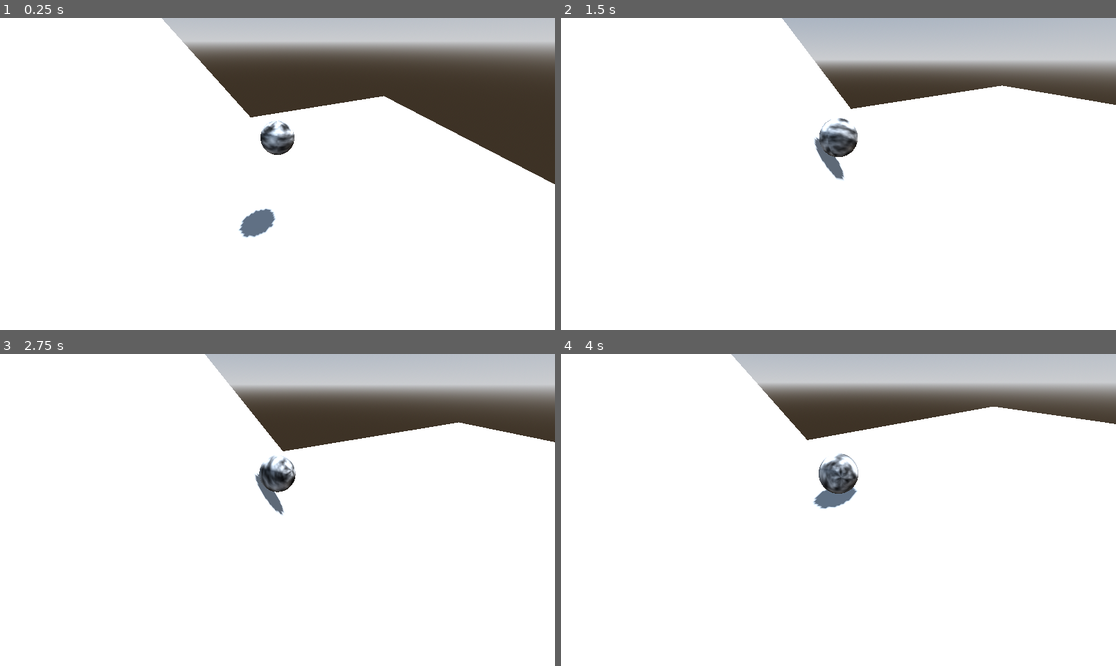
Above: before the commit, frames 1-4 (two rows, left to right).
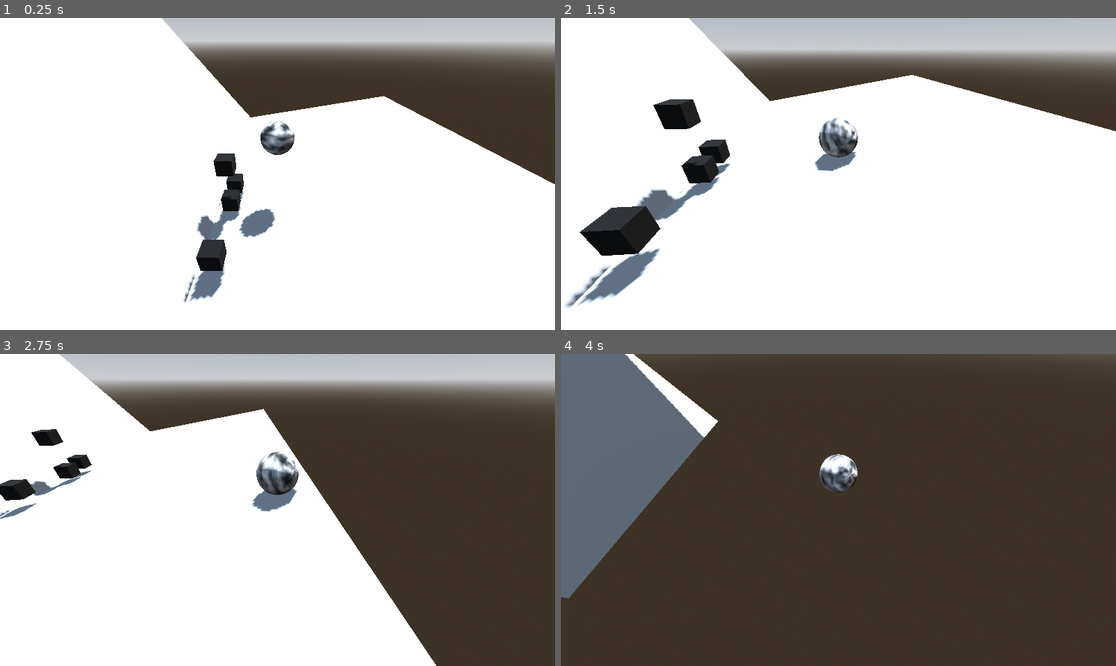
Above: after the commit, the same moments.

Repository: markusrf/gamejam-2025-11
Game: Godot game, scene res://test_level.tscn
Same seed, same stepped clock (60 frames per second), same inputs: the game is played once before the commit and once after it.
Inputs:
- Up to frame 1 (0.25 s): no input
- Up to frame 2 (1.5 s): hold D (move_right) 0.53-1.28 s; hold S (move_back) from 1.28 s (still down)
- Up to frame 3 (2.75 s): release S (move_back) at 2.03 s; hold D (move_right) from 2.03 s (still down)
- Up to frame 4 (4 s): release D (move_right) at 2.78 s; hold W (move_forward) 2.78-3.53 s; hold A (move_left) from 3.53 s (still down)

The runs differ from the first frame. In frame 1, 2.0% of the frame differs, in the area x 33-44%, y 43-92%; in frame 2, 16%; in frame 3, 37%; in frame 4, 96%, in the area x 0-100%, y 0-100%.

Commit message:
merge grow code into frog

Diff:
--- a/game-jam-full-circle/camera_rig.gd
+++ b/game-jam-full-circle/camera_rig.gd
@@ -14,12 +14,3 @@
 	global_transform.origin = global_transform.origin.lerp(desired_position, follow_speed * delta)
 
 	look_at(target.global_transform.origin, Vector3.UP)
-
-# Called when the node enters the scene tree for the first time.
-func _ready() -> void:
-	pass # Replace with function body.
-
-
-# Called every frame. 'delta' is the elapsed time since the previous frame.
-func _process(delta: float) -> void:
-	pass
--- a/game-jam-full-circle/eat_and_grow.gd
+++ b/game-jam-full-circle/eat_and_grow.gd
@@ -9,6 +9,12 @@
 
 		print("Hit a StaticBody3D:", body.name)
 		body.queue_free()
-		$Area3D.scale *=1.5
-		$CollisionShape3D.scale *=1.5
-		$MeshInstance3D.scale *=1.5
+		$Area3D.scale *=1.1
+		$CollisionShape3D.scale *=1.1
+		$MeshInstance3D.scale *=1.1
+
+		for child in get_children():
+			#if child is CollisionShape3D:
+			print_debug(child)
+			child.scale *= 1.1
+			#
--- /dev/null
+++ b/game-jam-full-circle/eatable_box.tscn
@@ -0,0 +1,21 @@
+[gd_scene load_steps=4 format=3 uid="uid://bpaa2ub1y32gm"]
+
+[sub_resource type="StandardMaterial3D" id="StandardMaterial3D_ihxt5"]
+albedo_color = Color(0, 0, 0, 1)
+
+[sub_resource type="BoxMesh" id="BoxMesh_dq0sv"]
+material = SubResource("StandardMaterial3D_ihxt5")
+size = Vector3(0.5, 0.5, 0.5)
+
+[sub_resource type="ConcavePolygonShape3D" id="ConcavePolygonShape3D_3yptb"]
+data = PackedVector3Array(-0.25, 0.25, 0.25, 0.25, 0.25, 0.25, -0.25, -0.25, 0.25, 0.25, 0.25, 0.25, 0.25, -0.25, 0.25, -0.25, -0.25, 0.25, 0.25, 0.25, -0.25, -0.25, 0.25, -0.25, 0.25, -0.25, -0.25, -0.25, 0.25, -0.25, -0.25, -0.25, -0.25, 0.25, -0.25, -0.25, 0.25, 0.25, 0.25, 0.25, 0.25, -0.25, 0.25, -0.25, 0.25, 0.25, 0.25, -0.25, 0.25, -0.25, -0.25, 0.25, -0.25, 0.25, -0.25, 0.25, -0.25, -0.25, 0.25, 0.25, -0.25, -0.25, -0.25, -0.25, 0.25, 0.25, -0.25, -0.25, 0.25, -0.25, -0.25, -0.25, 0.25, 0.25, 0.25, -0.25, 0.25, 0.25, 0.25, 0.25, -0.25, -0.25, 0.25, 0.25, -0.25, 0.25, -0.25, 0.25, 0.25, -0.25, -0.25, -0.25, 0.25, 0.25, -0.25, 0.25, -0.25, -0.25, -0.25, 0.25, -0.25, 0.25, 0.25, -0.25, -0.25, -0.25, -0.25, -0.25)
+
+[node name="Eatable" type="StaticBody3D" groups=["eatable"]]
+collision_layer = 2
+collision_mask = 2
+
+[node name="MeshInstance3D" type="MeshInstance3D" parent="."]
+mesh = SubResource("BoxMesh_dq0sv")
+
+[node name="CollisionShape3D" type="CollisionShape3D" parent="."]
+shape = SubResource("ConcavePolygonShape3D_3yptb")
--- a/game-jam-full-circle/frog.gd
+++ b/game-jam-full-circle/frog.gd
@@ -3,23 +3,25 @@
 @export var move_force: float = 20.0
 @export var torque_strength: float = 5.0
 @export var max_angular_speed: float = 10.0
+@onready var area_3d: Area3D = $Area3D
 
+func _ready():
+	area_3d.connect("body_entered", _on_body_entered)
 
-func _physics_process(delta: float) -> void:
+func _physics_process(_delta: float) -> void:
 	var input_vector = Vector2.ZERO
 
 	if Input.is_action_pressed("move_forward"):
+		input_vector.y += 1.0
+	if Input.is_action_pressed("move_back"):
 		input_vector.y -= 1.0
-	if Input.is_action_pressed("move_back"):
-		input_vector.y += 1.0
 	if Input.is_action_pressed("move_left"):
+		input_vector.x += 1.0
+	if Input.is_action_pressed("move_right"):
 		input_vector.x -= 1.0
-	if Input.is_action_pressed("move_right"):
-		input_vector.x += 1.0
 
 	if input_vector.length() > 0:
 		input_vector = input_vector.normalized()
-
 
 	var direction = Vector3.ZERO
 	direction.x = input_vector.x
@@ -39,11 +41,11 @@
 		ang_vel = ang_vel.normalized() * max_angular_speed
 		state.angular_velocity = ang_vel
 
-# Called when the node enters the scene tree for the first time.
-func _ready() -> void:
-	pass # Replace with function body.
+func _on_body_entered(body):
+	grow_player(body, 1.1)
 
-
-# Called every frame. 'delta' is the elapsed time since the previous frame.
-func _process(delta: float) -> void:
-	pass
+func grow_player(body, gains):
+	if body is StaticBody3D:
+		body.queue_free()
+		for child in get_children():
+			child.scale *= gains
--- a/game-jam-full-circle/frog.tscn
+++ b/game-jam-full-circle/frog.tscn
@@ -17,6 +17,9 @@
 
 [sub_resource type="SphereShape3D" id="SphereShape3D_x8fbi"]
 
+[sub_resource type="SphereShape3D" id="SphereShape3D_whe2r"]
+radius = 0.4
+
 [node name="Ball" type="RigidBody3D"]
 physics_material_override = SubResource("PhysicsMaterial_gyfqy")
 script = ExtResource("1_whe2r")
@@ -26,3 +29,10 @@
 
 [node name="CollisionShape3D" type="CollisionShape3D" parent="."]
 shape = SubResource("SphereShape3D_x8fbi")
+
+[node name="Area3D" type="Area3D" parent="."]
+collision_layer = 2
+collision_mask = 2
+
+[node name="CollisionShape3D" type="CollisionShape3D" parent="Area3D"]
+shape = SubResource("SphereShape3D_whe2r")
--- a/game-jam-full-circle/test_level.tscn
+++ b/game-jam-full-circle/test_level.tscn
@@ -1,7 +1,8 @@
-[gd_scene load_steps=9 format=3 uid="uid://bsewb6k4ttv85"]
+[gd_scene load_steps=10 format=3 uid="uid://bsewb6k4ttv85"]
 
 [ext_resource type="PackedScene" uid="uid://h1wklqb34osx" path="res://player.tscn" id="1_gojnm"]
 [ext_resource type="PhysicsMaterial" uid="uid://552lgl8tvuko" path="res://ground_material.tres" id="2_1c2mv"]
+[ext_resource type="PackedScene" uid="uid://bpaa2ub1y32gm" path="res://eatable_box.tscn" id="3_f7g2b"]
 
 [sub_resource type="ProceduralSkyMaterial" id="ProceduralSkyMaterial_gojnm"]
 sky_horizon_color = Color(0.66224277, 0.6717428, 0.6867428, 1)
@@ -57,3 +58,15 @@
 
 [node name="CollisionShape3D" type="CollisionShape3D" parent="Plane"]
 shape = SubResource("ConcavePolygonShape3D_f7g2b")
+
+[node name="Eatable" parent="." instance=ExtResource("3_f7g2b")]
+transform = Transform3D(1, 0, 0, 0, 1, 0, 0, 0, 1, 0.5451739, 0.5179465, 0.39819264)
+
+[node name="Eatable2" parent="." instance=ExtResource("3_f7g2b")]
+transform = Transform3D(1, 0, 0, 0, 1, 0, 0, 0, 1, 0.5451739, 1.8920434, 0.39819264)
+
+[node name="Eatable3" parent="." instance=ExtResource("3_f7g2b")]
+transform = Transform3D(1, 0, 0, 0, 1, 0, 0, 0, 1, 0.5451739, 0.72726846, 2.6159368)
+
+[node name="Eatable4" parent="." instance=ExtResource("3_f7g2b")]
+transform = Transform3D(1, 0, 0, 0, 1, 0, 0, 0, 1, 0.5451739, 0.6091516, -0.4501264)
--- a/game-jam-full-circle/test_scene_growing_frog.tscn
+++ b/game-jam-full-circle/test_scene_growing_frog.tscn
@@ -1,6 +1,16 @@
-[gd_scene load_steps=15 format=3 uid="uid://dd31ncgmqt052"]
+[gd_scene load_steps=16 format=3 uid="uid://dd31ncgmqt052"]
 
 [ext_resource type="Script" uid="uid://ck5tt7iw3p78d" path="res://eat_and_grow.gd" id="1_ihxt5"]
+[ext_resource type="PackedScene" uid="uid://bpaa2ub1y32gm" path="res://eatable_box.tscn" id="2_dq0sv"]
+
+[sub_resource type="StandardMaterial3D" id="StandardMaterial3D_hk7te"]
+albedo_color = Color(0, 1, 0, 1)
+
+[sub_resource type="SphereMesh" id="SphereMesh_dq0sv"]
+material = SubResource("StandardMaterial3D_hk7te")
+
+[sub_resource type="SphereShape3D" id="SphereShape3D_3yptb"]
+radius = 0.4
 
 [sub_resource type="ProceduralSkyMaterial" id="ProceduralSkyMaterial_hk7te"]
 sky_horizon_color = Color(0.66224277, 0.6717428, 0.6867428, 1)
@@ -20,15 +30,6 @@
 [sub_resource type="ConcavePolygonShape3D" id="ConcavePolygonShape3D_ihxt5"]
 data = PackedVector3Array(10, 0, 10, -10, 0, 10, 10, 0, -10, -10, 0, 10, -10, 0, -10, 10, 0, -10)
 
-[sub_resource type="StandardMaterial3D" id="StandardMaterial3D_hk7te"]
-albedo_color = Color(0, 1, 0, 1)
-
-[sub_resource type="SphereMesh" id="SphereMesh_dq0sv"]
-material = SubResource("StandardMaterial3D_hk7te")
-
-[sub_resource type="SphereShape3D" id="SphereShape3D_3yptb"]
-radius = 0.4
-
 [sub_resource type="StandardMaterial3D" id="StandardMaterial3D_ihxt5"]
 albedo_color = Color(0, 0, 0, 1)
 
@@ -45,7 +46,29 @@
 
 [node name="TestSceneGrowingFrog" type="Node3D"]
 
+[node name="TempFrog" type="RigidBody3D" parent="."]
+transform = Transform3D(1, 0, 0, 0, 1, 0, 0, 0, 1, 0, 2.9401352, 0)
+script = ExtResource("1_ihxt5")
+
+[node name="MeshInstance3D" type="MeshInstance3D" parent="TempFrog"]
+mesh = SubResource("SphereMesh_dq0sv")
+skeleton = NodePath("")
+
+[node name="CollisionShape3D" type="CollisionShape3D" parent="TempFrog"]
+shape = SubResource("SphereShape3D_3yptb")
+
+[node name="Area3D" type="Area3D" parent="TempFrog"]
+collision_layer = 2
+collision_mask = 2
+
+[node name="CollisionShape3D" type="CollisionShape3D" parent="TempFrog/Area3D"]
+shape = SubResource("SphereShape3D_3yptb")
+
+[node name="Eatable" parent="." instance=ExtResource("2_dq0sv")]
+transform = Transform3D(1, 0, 0, 0, 1, 0, 0, 0, 1, 0, 1.8754838, 0)
+
 [node name="Global" type="Node3D" parent="."]
+visible = false
 
 [node name="Camera3D" type="Camera3D" parent="Global"]
 transform = Transform3D(-4.371139e-08, 0, 1, 0, 1, 0, -1, 0, -4.371139e-08, 2.173652, 1.2845061, 0.027855396)
@@ -66,37 +89,9 @@
 [node name="CollisionShape3D" type="CollisionShape3D" parent="Global/Ground"]
 shape = SubResource("ConcavePolygonShape3D_ihxt5")
 
-[node name="TempFrog" type="RigidBody3D" parent="."]
-transform = Transform3D(1, 0, 0, 0, 1, 0, 0, 0, 1, 0, 2.1726983, 0)
-script = ExtResource("1_ihxt5")
-
-[node name="MeshInstance3D" type="MeshInstance3D" parent="TempFrog"]
-mesh = SubResource("SphereMesh_dq0sv")
-skeleton = NodePath("")
-
-[node name="CollisionShape3D" type="CollisionShape3D" parent="TempFrog"]
-shape = SubResource("SphereShape3D_3yptb")
-
-[node name="Area3D" type="Area3D" parent="TempFrog"]
-collision_layer = 2
-collision_mask = 2
-
-[node name="CollisionShape3D" type="CollisionShape3D" parent="TempFrog/Area3D"]
-shape = SubResource("SphereShape3D_3yptb")
-
-[node name="Eatable" type="StaticBody3D" parent="." groups=["eatable"]]
-transform = Transform3D(1, 0, 0, 0, 1, 0, 0, 0, 1, 0, 0.25, 0)
-collision_layer = 2
-collision_mask = 2
-
-[node name="MeshInstance3D" type="MeshInstance3D" parent="Eatable"]
-mesh = SubResource("BoxMesh_dq0sv")
-
-[node name="CollisionShape3D" type="CollisionShape3D" parent="Eatable"]
-shape = SubResource("ConcavePolygonShape3D_3yptb")
-
 [node name="Eatable2" type="StaticBody3D" parent="." groups=["eatable"]]
-transform = Transform3D(1, 0, 0, 0, 1, 0, 0, 0, 1, 0, 1.3533123, 0.800544)
+transform = Transform3D(1, 0, 0, 0, 1, 0, 0, 0, 1, 0, 1.3533123, 0.43244994)
+visible = false
 collision_layer = 2
 collision_mask = 2
 
@@ -109,6 +104,7 @@
 
 [node name="StaticBody3D" type="StaticBody3D" parent="."]
 transform = Transform3D(1, 0, 0, 0, 1, 0, 0, 0, 1, 0, 0, 1.0242252)
+visible = false
 
 [node name="MeshInstance3D" type="MeshInstance3D" parent="StaticBody3D"]
 mesh = SubResource("BoxMesh_ihxt5")
@@ -121,6 +117,7 @@
 
 [node name="StaticBody3D2" type="StaticBody3D" parent="."]
 transform = Transform3D(1, 0, 0, 0, 1, 0, 0, 0, 1, 0, 0, -2.2001595)
+visible = false
 
 [node name="MeshInstance3D" type="MeshInstance3D" parent="StaticBody3D2"]
 mesh = SubResource("BoxMesh_ihxt5")
@@ -130,3 +127,16 @@
 
 [node name="CollisionShape3D" type="CollisionShape3D" parent="StaticBody3D2"]
 shape = SubResource("BoxShape3D_dq0sv")
+
+[node name="Eatable3" type="StaticBody3D" parent="." groups=["eatable"]]
+transform = Transform3D(1, 0, 0, 0, 1, 0, 0, 0, 1, 0, 2.130213, -0.551036)
+visible = false
+collision_layer = 2
+collision_mask = 2
+
+[node name="MeshInstance3D" type="MeshInstance3D" parent="Eatable3"]
+mesh = SubResource("BoxMesh_dq0sv")
+skeleton = NodePath("../../Eatable3")
+
+[node name="CollisionShape3D" type="CollisionShape3D" parent="Eatable3"]
+shape = SubResource("ConcavePolygonShape3D_3yptb")
Not shown: 1 places in game-jam-full-circle/frog.tscn that only renumber resources
